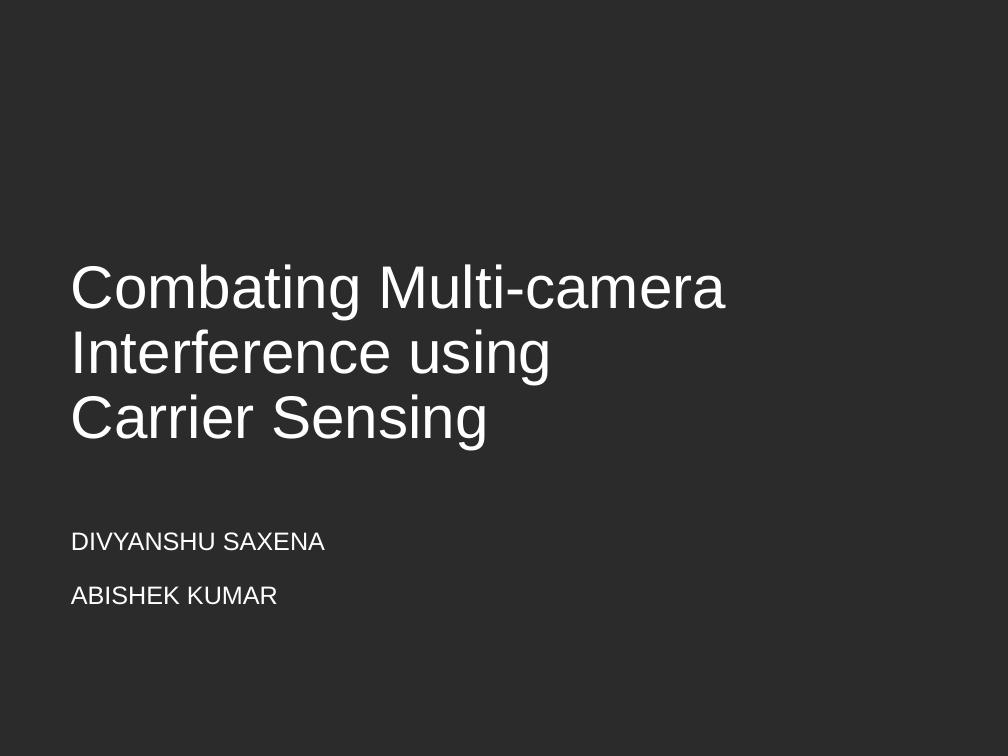
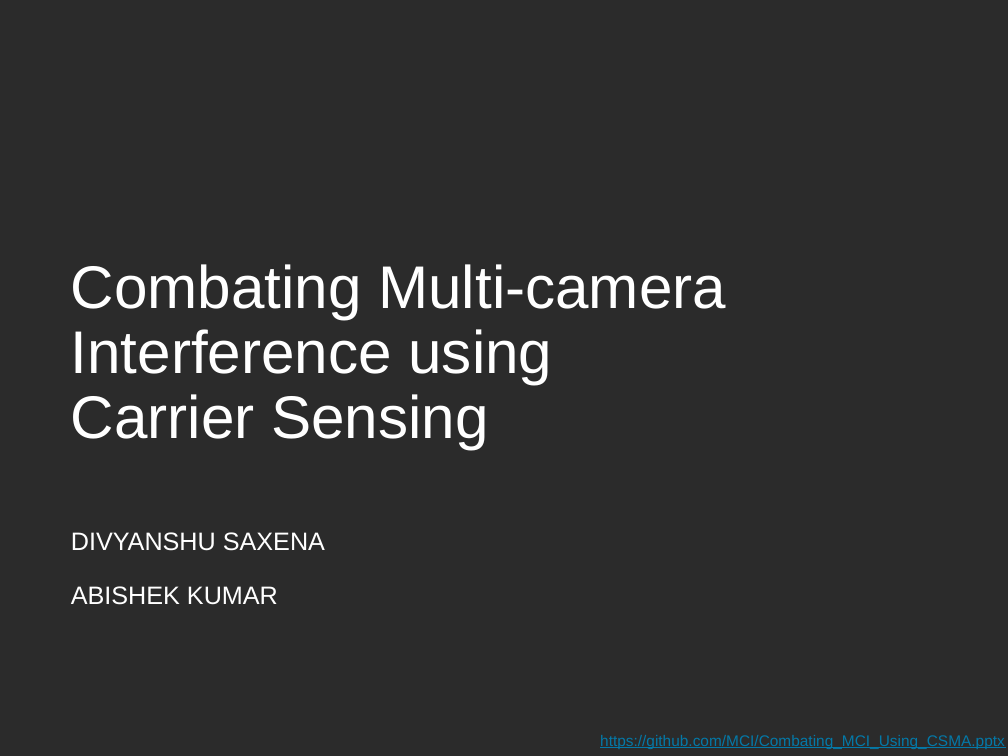
Before and after one commit to DivyanshuSaxena/Multi-Camera-Interference, a slide deck: slide 1 of Combating MCI using Carrier Sensing.pptx. Drawn at 1008x756 pixels with LibreOffice and Linux fonts; fonts in the diff are those of the drawing; background and template pictures are left out; a plain dark background stands for a picture behind light text. Boxes give left, top, right and bottom in pixels: in the first picture for what was removed or moved away, otherwise in the second. Text is boxed around its words. In the diff, an @@ line names an element or a change of style, - is before the commit and + after.

```diff
--- a/Combating MCI using Carrier Sensing.pptx
+++ b/Combating MCI using Carrier Sensing.pptx
@@ text added at box(600, 735, 1005, 749), 11 pt, text #0479A8, underline @@
+https://github.com/MCI/Combating_MCI_Using_CSMA.pptx
```
Also in this commit, not shown: 1 other file.
